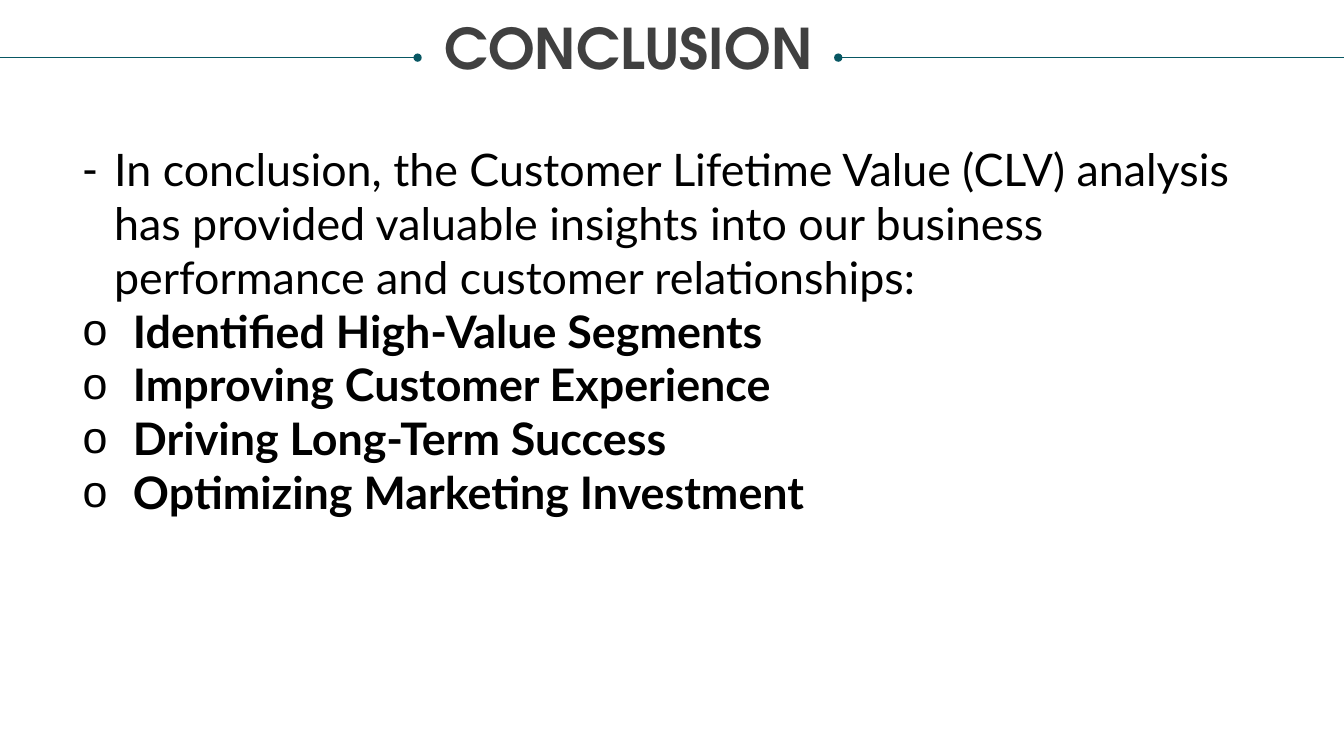
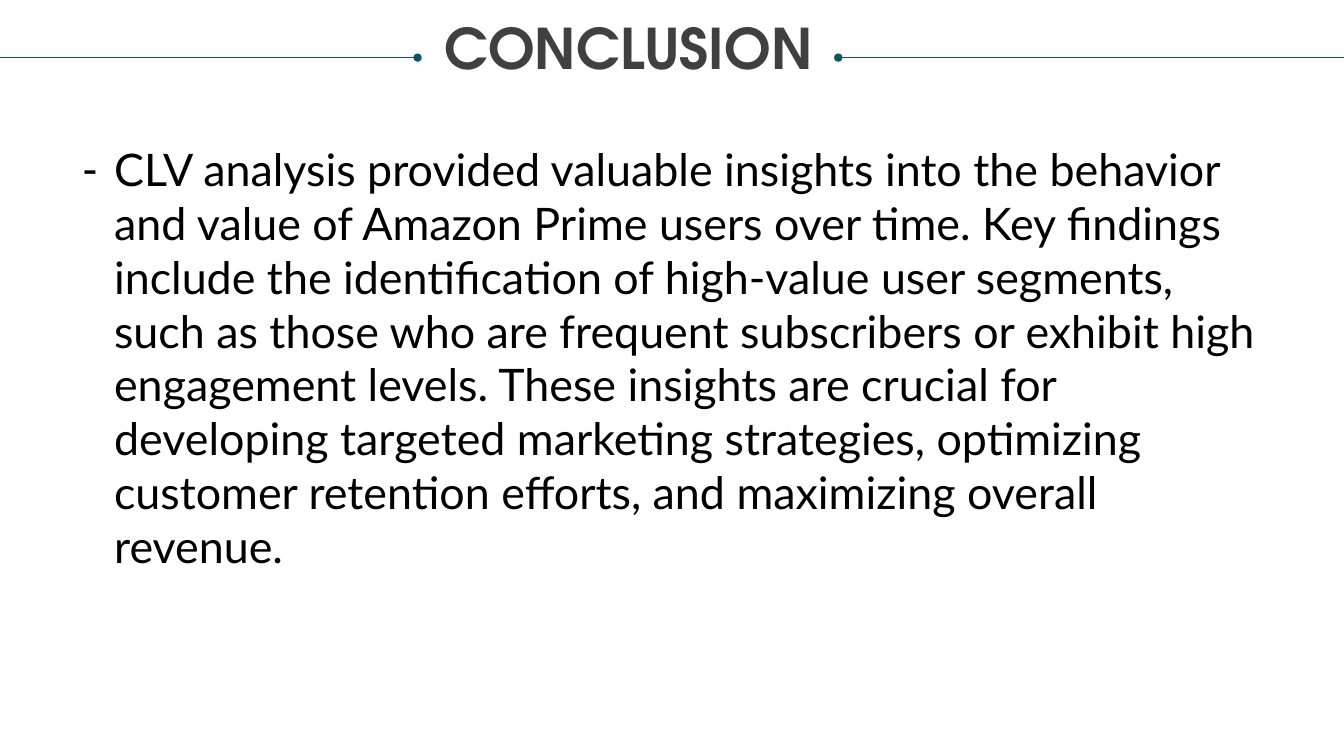
Before and after one commit to daniellaakpoguma/Data-Analsyt-Portfolio, a slide deck: slide 13 of CLV Analysis On Amazon Prime Users/Amazon Prime Users - CLV Analysis Presentation.pptx (slide 11 before the commit). Drawn at 1344x756 pixels with LibreOffice and Linux fonts; fonts in the diff are those of the drawing. Boxes give left, top, right and bottom in pixels: in the first picture for what was removed or moved away, otherwise in the second. Text is boxed around its words. In the diff, an @@ line names an element or a change of style, - is before the commit and + after.

Commit message:
Modified Presentation

```diff
--- a/CLV Analysis On Amazon Prime Users/Amazon Prime Users - CLV Analysis Presentation.pptx
+++ b/CLV Analysis On Amazon Prime Users/Amazon Prime Users - CLV Analysis Presentation.pptx
@@ text at [114, 153, 1254, 518]: text changed @@
-– In conclusion, the Customer Lifetime Value (CLV) analysis has provided valuable insights into our business performance and customer relationships:
-o Identified High-Value Segments
-o Improving Customer Experience
-o Driving Long-Term Success
-o Optimizing Marketing Investment
+– CLV analysis provided valuable insights into the behavior and value of Amazon Prime users over time. Key findings include the identification of high-value user segments, such as those who are frequent subscribers or exhibit high engagement levels. These insights are crucial for developing targeted marketing strategies, optimizing customer retention efforts, and maximizing overall revenue.
```
Also in this commit, not shown: 2 other slides changed, 2 slides added, 1 other file.
